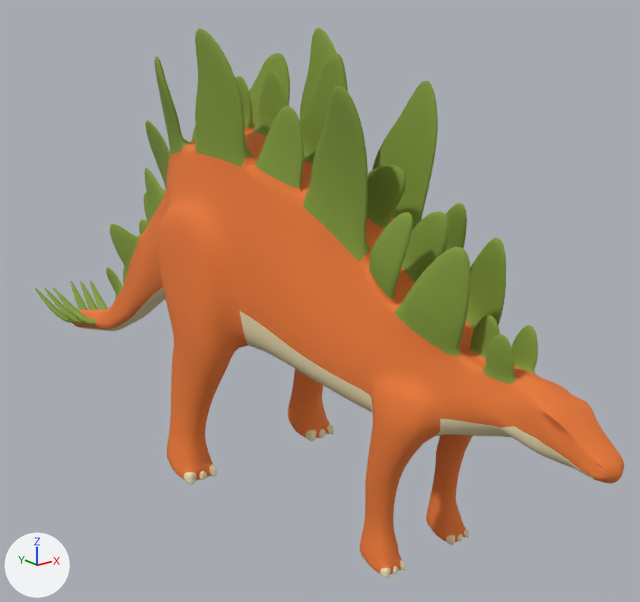
Before and after pictures for a commit that changed the glTF model assets/models/dinos/stego.glb.
Camera for both pictures: a 50 mm camera at (-11.6, -14.5, 10.4) aimed at (1.6, 2.0, 3.8). Arrows for +X, +Y and +Z are at lower left; the lights stay in place. The older version comes first. Where no turn or scale is listed for an object, it has been applied to the vertices. Vertices at exactly the same position are counted once.

The first picture shows 'Stegosaurus'.
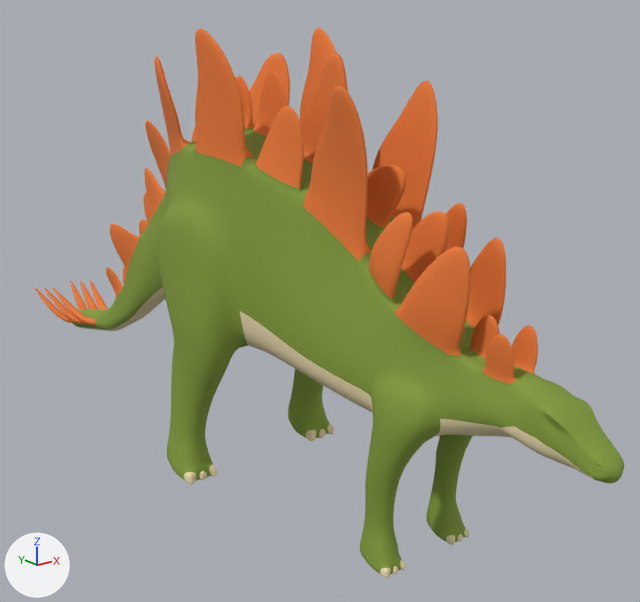
Diff of the bpy script that builds the scene:
```diff
--- a/assets/models/dinos/stego.glb.py
+++ b/assets/models/dinos/stego.glb.py
@@ me_cylinder @@
 me_cylinder.from_pydata(...)  # 18364 vertices, 36752 faces; spans x -2.3..2.3, y -7.6..15.4, z -0.1..10.3
 # used by ob_stegosaurus; location = (0.0, 0.0, 0.0)
+# me_cylinder part 1: 30752 faces centred in x -2.3..2.3, y -7.6..15.4, z -0.1..10.3 are repainted in the vertex colours; the middle colour goes from orange #ea7b36 to green #859a39
 me_cylinder.materials.append(mat_dinosaur_vertex_palette)
```

Location of each change, (x1, y1, x2, y2) in pixels of the pictures (640 x 602 px):
part 1 of me_cylinder, recoloured
    both: (35, 28, 624, 574)
